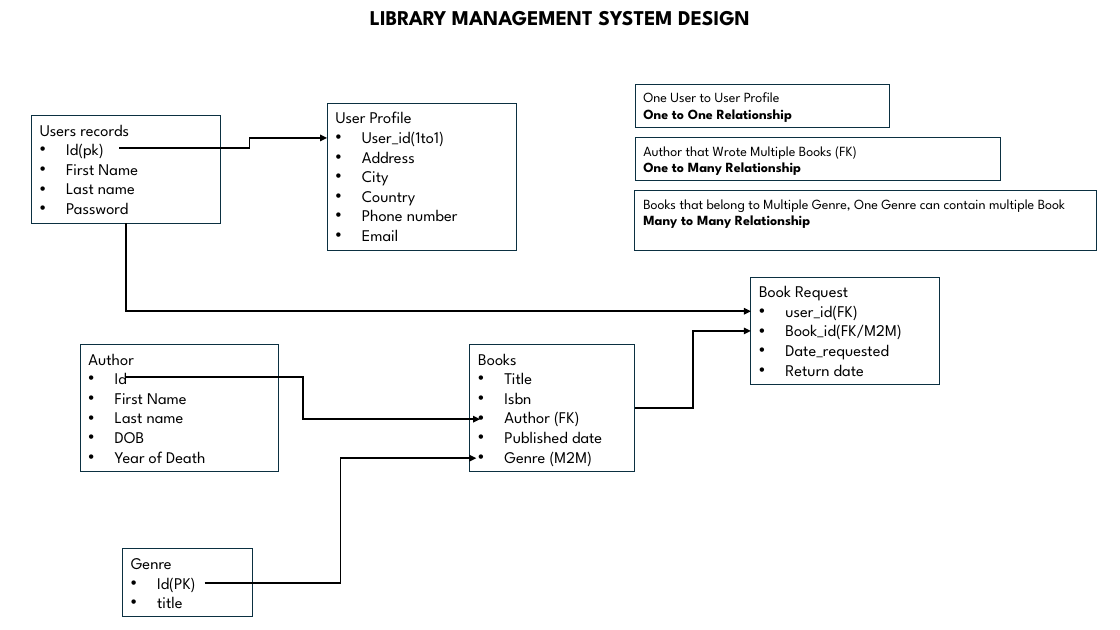
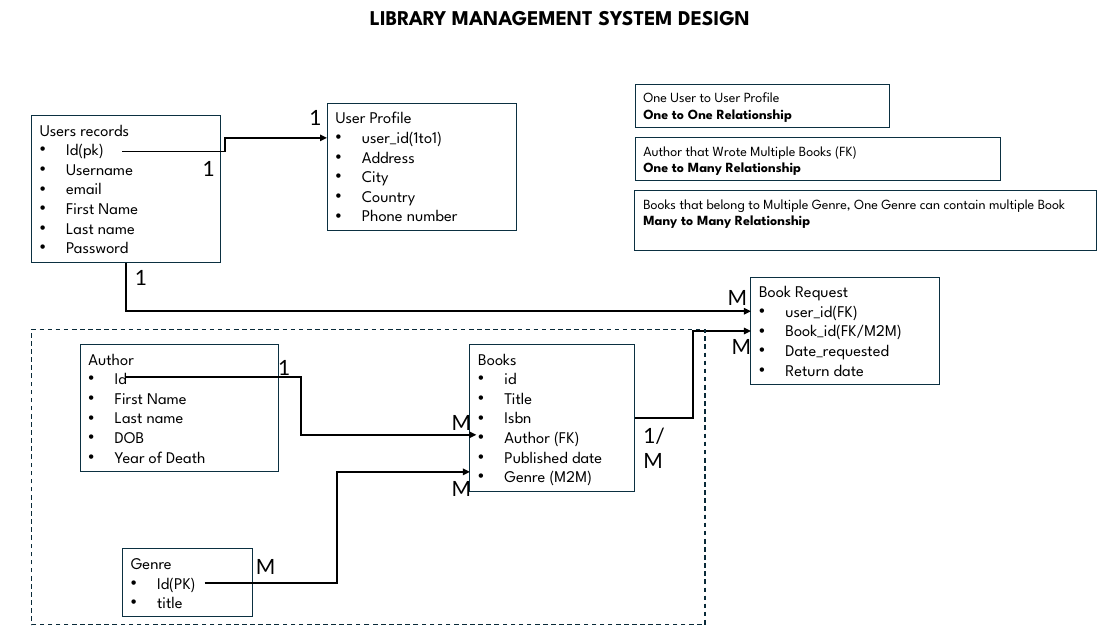
Before and after one commit to MiLASHA69-Dc/wtm_library_ms_liu_chiko_fork, a slide deck: slide 1 of LMS backend design.pptx. Drawn at 1120x630 pixels with LibreOffice and Linux fonts; fonts in the diff are those of the drawing. Boxes give left, top, right and bottom in pixels: in the first picture for what was removed or moved away, otherwise in the second. Text is boxed around its words. In the diff, an @@ line names an element or a change of style, - is before the commit and + after.

```diff
--- a/LMS backend design.pptx
+++ b/LMS backend design.pptx
@@ rectangle "Users records": place and size @@
-rectangle "Users records" at [32, 116, 221, 223]
+rectangle "Users records" at [32, 116, 221, 263]
@@ text added at [309, 110, 321, 125], 18 pt, text #000000 @@
+1
@@ rectangle "User Profile": place and size @@
-rectangle "User Profile" at [328, 103, 517, 250]
+rectangle "User Profile" at [328, 103, 517, 230]
@@ elbow arrow moved from (119, 148) - (327, 138) to (123, 152) - (327, 138) @@
@@ text in rectangle at [362, 131, 442, 146]: text changed @@
-• User_id(1to1)
+• user_id(1to1)
@@ text in rectangle at [66, 158, 133, 194]: paragraphs added @@
+• Username
+• email
@@ text added at [203, 161, 215, 176], 18 pt, text #000000 @@
+1
@@ text in rectangle at [362, 229, 399, 241]: paragraph removed @@
-• Email
@@ elbow arrow moved from (126, 223) - (751, 312) to (126, 263) - (751, 312) @@
@@ text added at [135, 270, 147, 285], 18 pt, text #000000 @@
+1
@@ text added at [728, 290, 747, 310], 18 pt, text #000000 @@
+M
@@ rectangle added at [32, 329, 706, 625], outline #092A39 1 pt dashed @@
@@ text added at [278, 357, 290, 380], 18 pt, text #000000 @@
+1
@@ rectangle "Books": place and size @@
-rectangle "Books" at [471, 344, 635, 471]
+rectangle "Books" at [471, 344, 635, 492]
@@ elbow arrow moved from (635, 408) - (751, 331) to (635, 418) - (751, 331) @@
@@ text added at [732, 336, 751, 359], 18 pt, text #000000 @@
+M
@@ elbow arrow moved from (126, 377) - (480, 419) to (126, 377) - (476, 435) @@
@@ text in rectangle at [504, 372, 516, 384]: paragraph added @@
+• id
@@ text added at [452, 411, 471, 434], 18 pt, text #000000 @@
+M
@@ text added at [643, 427, 665, 468], 18 pt, text #000000 @@
+1/M
@@ elbow arrow moved from (205, 583) - (476, 459) to (205, 583) - (471, 472) @@
@@ text added at [452, 478, 471, 496], 18 pt, text #000000 @@
+M
@@ text added at [256, 559, 275, 574], 18 pt, text #000000 @@
+M
```
Also in this commit, not shown: 30 other files.
